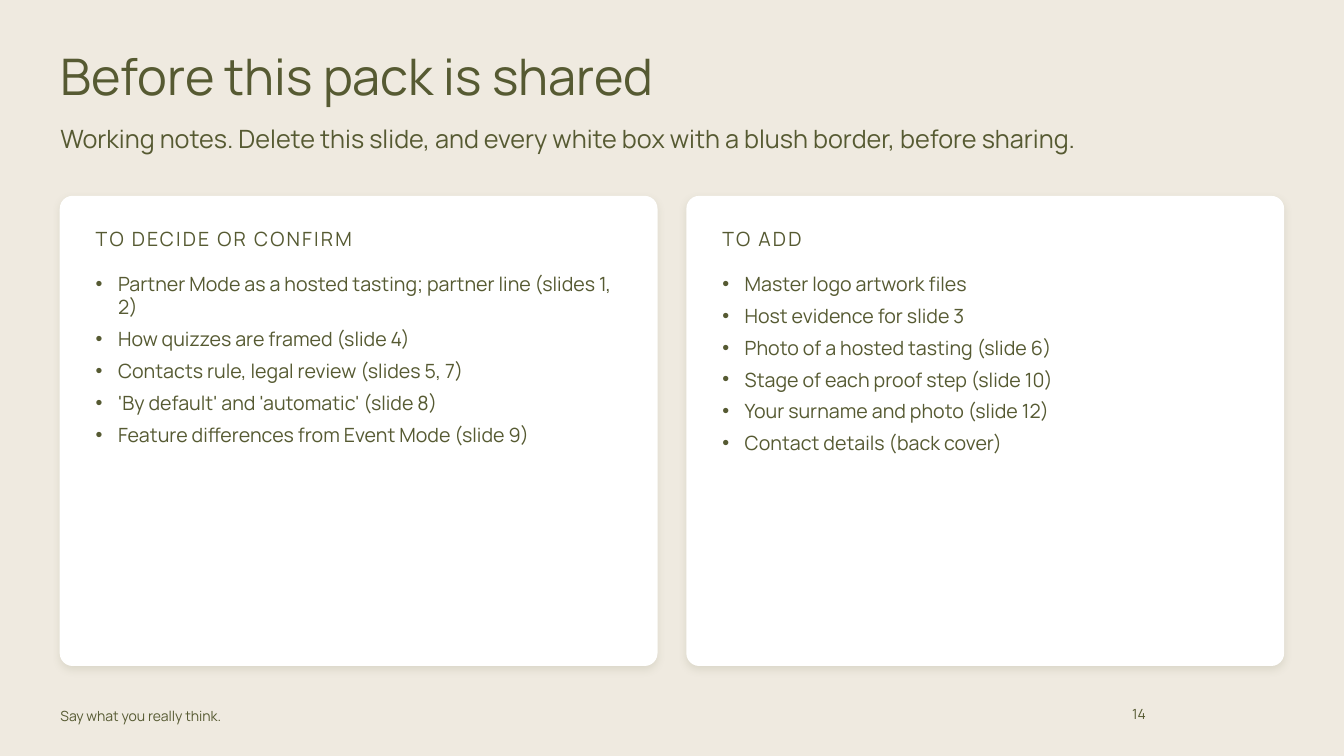
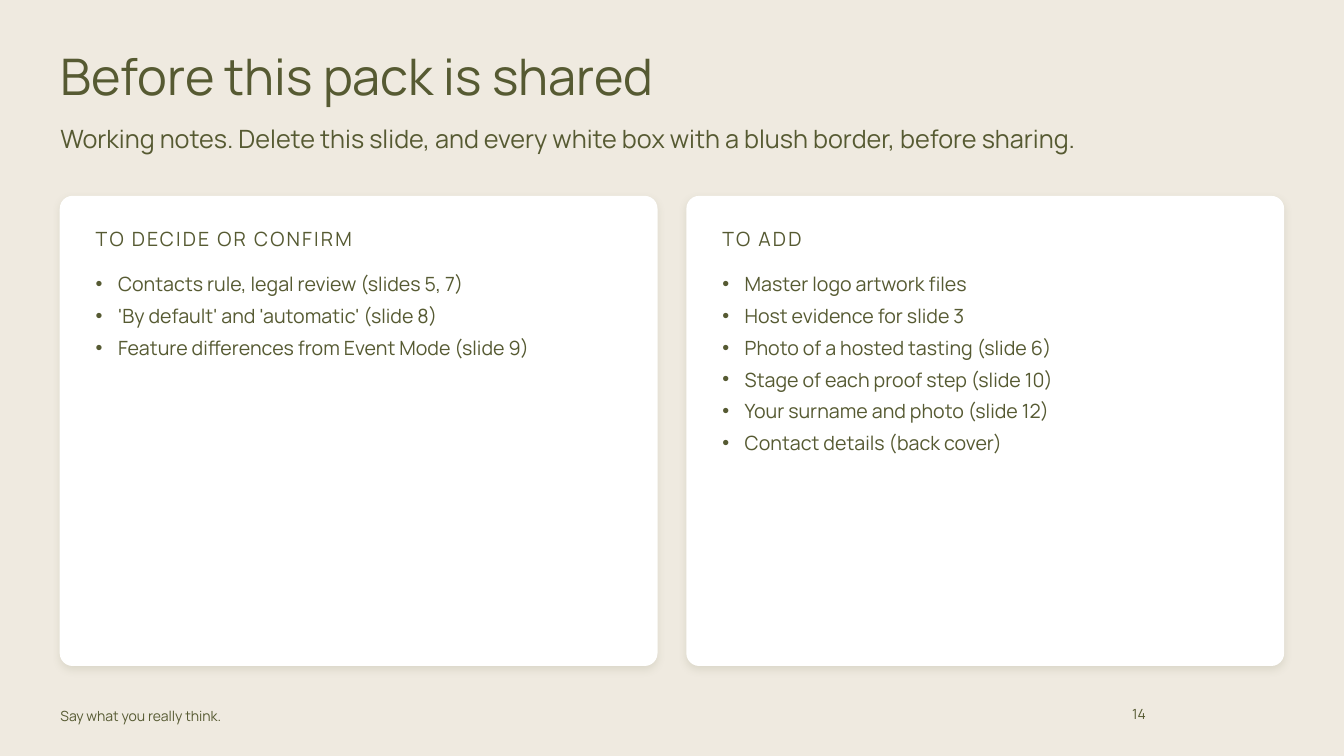
Before and after one commit to carrie147/entre-amis-brand-agent, a slide deck: slide 14 of decks/Entre Amis - Partner Mode pack - DRAFT.pptx. Drawn at 1344x756 pixels with LibreOffice and Linux fonts; fonts in the diff are those of the drawing; background and template pictures are left out. Boxes give left, top, right and bottom in pixels: in the first picture for what was removed or moved away, otherwise in the second. Text is boxed around its words. In the diff, an @@ line names an element or a change of style, - is before the commit and + after.

```diff
--- a/decks/Entre Amis - Partner Mode pack - DRAFT.pptx
+++ b/decks/Entre Amis - Partner Mode pack - DRAFT.pptx
@@ text at bbox=[118, 275, 611, 351]: paragraphs removed @@
-• Partner Mode as a hosted tasting; partner line (slides 1, 2)
-• How quizzes are framed (slide 4)
```
Also in this commit, not shown: 3 other slides changed, 10 other files.
